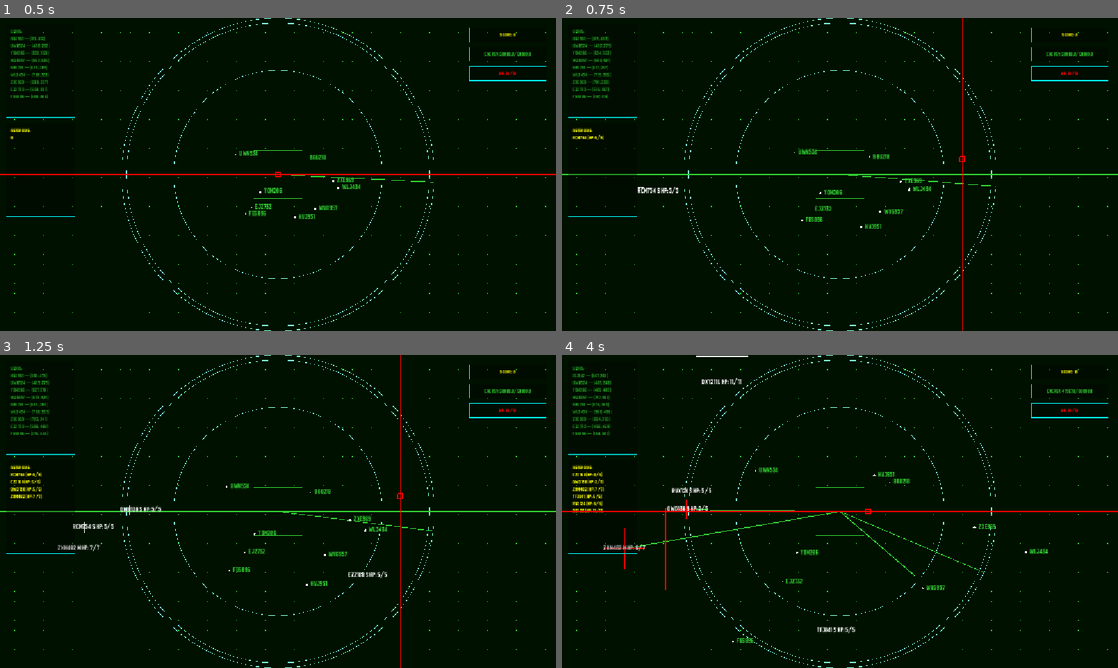
Above: before the commit, frames 1-4 (two rows, left to right).
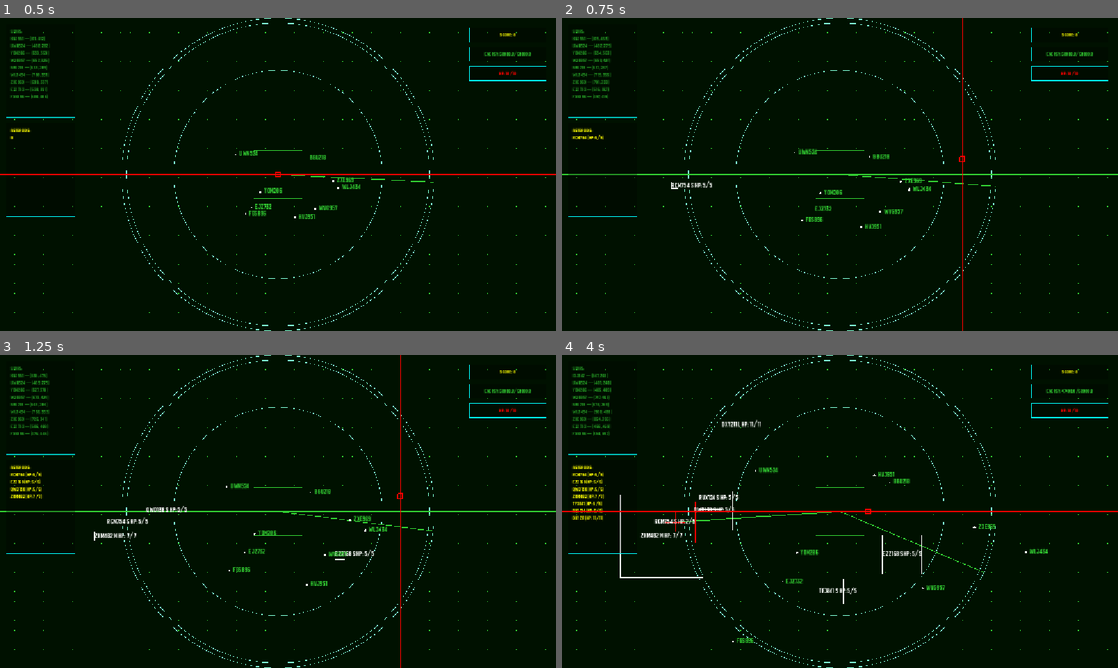
Above: after the commit, the same moments.

Repository: mpcharley/asteroid-radar
Game: Godot game, scene res://main.tscn
The game is run twice, just before and just after one commit, with the same random seed, the same clock (stepped at 60 frames per second) and the same inputs.
Inputs (mouse positions are in pixels of both pictures, inside the frame that each line leads up to):
- Up to frame 1 (0.5 s): no input
- Up to frame 2 (0.75 s): tap Enter at 0.5 s; move the mouse to (962, 158) at 0.52 s; hold Right from 0.53 s (still down); tap Ctrl at 0.6 s; click (962, 158) at 0.67 s
- Up to frame 3 (1.25 s): keep holding Right; tap Space at 0.77, 0.8, 1.07 s
- Up to frame 4 (4 s): release Right at 1.25 s; drag from (639, 527) to (812, 574) at 1.27 s; move the mouse to (912, 577) at 2.02 s; hold Right 2.03-2.75 s; tap Ctrl at 2.1 s; click (912, 577) at 2.17 s; tap Space at 2.3 s; drag from (684, 508) to (673, 464) at 2.77 s; drag from (623, 549) to (867, 511) at 3.52 s

Frame 1 is identical in both runs. In frame 2, 0.2% of the frame differs, in the area x 13-27%, y 52-57%; in frame 3, 0.7%; in frame 4, 2.1%, in the area x 1-96%, y 0-89%.

Commit message:
Правки в меню

Diff:
--- a/game_world.gd
+++ b/game_world.gd
@@ -128,7 +128,9 @@
 	else:
 		category = Asteroid.SizeCategory.LARGE
 
-	var margin = 50.0
+	#минимальный отступ от края
+	var margin = 140.0
+
 	var spawn_pos = Vector2(
 		randf_range(margin, screen_size.x - margin),
 		randf_range(margin, screen_size.y - margin)
--- a/project.godot
+++ b/project.godot
@@ -15,7 +15,6 @@
 config/features=PackedStringArray("4.7", "Mobile")
 config/icon="res://icon.svg"
 
-[autoload]
 [autoload]
 
 AudioManager="*res://audio_manager.gd"
--- a/settings_manager.gd
+++ b/settings_manager.gd
@@ -381,6 +381,7 @@
 		alarm_volume = config.get_value("settings", "alarm_volume", 0.9)
 		language = config.get_value("settings", "language", Language.EN)
 		autobattle_enabled = config.get_value("settings", "autobattle", true)
+
 	else:
 		current_difficulty = GameManager.Difficulty.MEDIUM
 		current_scheme_index = 0
@@ -391,3 +392,5 @@
 		language = Language.EN
 		autobattle_enabled = false
 		GameManager.set_difficulty(GameManager.Difficulty.MEDIUM)
+
+	AudioManager._update_volumes()
--- a/settings_menu.gd
+++ b/settings_menu.gd
@@ -47,6 +47,8 @@
 	vbox.add_child(title)
 
 	# Сложность
+
+
 	var diff_label = Label.new()
 	diff_label.text = TranslationManager.get_text("difficulty_label")
 	diff_label.add_theme_font_override("font", FontManager.custom_font)
@@ -63,11 +65,15 @@
 		TranslationManager.get_text("medium"),
 		TranslationManager.get_text("hard")
 	]
+
+
 	for i in range(3):
 		var btn = Button.new()
 		btn.text = diff_names[i]
+		btn.toggle_mode = true
 		btn.custom_minimum_size = Vector2(100, 30)
 		btn.pressed.connect(_on_difficulty_selected.bind(i))
+		#btn.
 		diff_hbox.add_child(btn)
 		diff_buttons.append(btn)
 
@@ -255,6 +261,7 @@
 
 func open() -> void:
 	get_tree().paused = true
+	set_current_difficulty(GameManager.difficulty)
 
 func close() -> void:
 	get_tree().paused = false
@@ -262,26 +269,25 @@
 
 
 # -------------------- ОБРАБОТЧИКИ --------------------
-
-func _on_difficulty_selected(diff: int) -> void:
-	SettingsManager.set_difficulty(diff)
-	close_and_free()
+func set_current_difficulty(diff: int) -> void:
+	var style_pressed = StyleBoxFlat.new()
+	style_pressed.bg_color = SettingsManager.get_color("grid_line")
+	for i in range(diff_buttons.size()):
+		diff_buttons[i].add_theme_stylebox_override("pressed", style_pressed)
+		diff_buttons[i].button_pressed = (i == diff)
+
+func _on_difficulty_selected(index: int) -> void:
+	for i in range(diff_buttons.size()):
+		diff_buttons[i].button_pressed = (i == index)
+	set_current_difficulty(index)
+	SettingsManager.set_difficulty(index)
+	#close_and_free()
 
 
 func _on_color_scheme_selected(index: int) -> void:
 	SettingsManager.set_color_scheme(index)
-	close_and_free()
-
-
-func _on_music_toggled(check: CheckButton) -> void:
-	SettingsManager.toggle_music()
-	check.button_pressed = SettingsManager.music_enabled
-
-
-func _on_sounds_toggled(check: CheckButton) -> void:
-	SettingsManager.toggle_sounds()
-	check.button_pressed = SettingsManager.sounds_enabled
-
+	set_current_difficulty(GameManager.difficulty)
+	#close_and_free()
 
 func _on_autobattle_toggled(check: CheckButton) -> void:
 	SettingsManager.toggle_autobattle()
@@ -291,11 +297,13 @@
 
 func _on_language_selected(lang: int) -> void:
 	SettingsManager.set_language(lang)
-	close_and_free()
+	#close_and_free()
 
 
 func _on_restart_pressed() -> void:
 	GameManager.drop_score()
+	GameManager.reset_hp()
+	GameManager.reset_energy()
 	get_tree().paused = false
 	close_and_free()
 	get_tree().reload_current_scene()
Not shown, changed: export_presets.cfg
Not shown, changed: .github/workflows/release.yml
